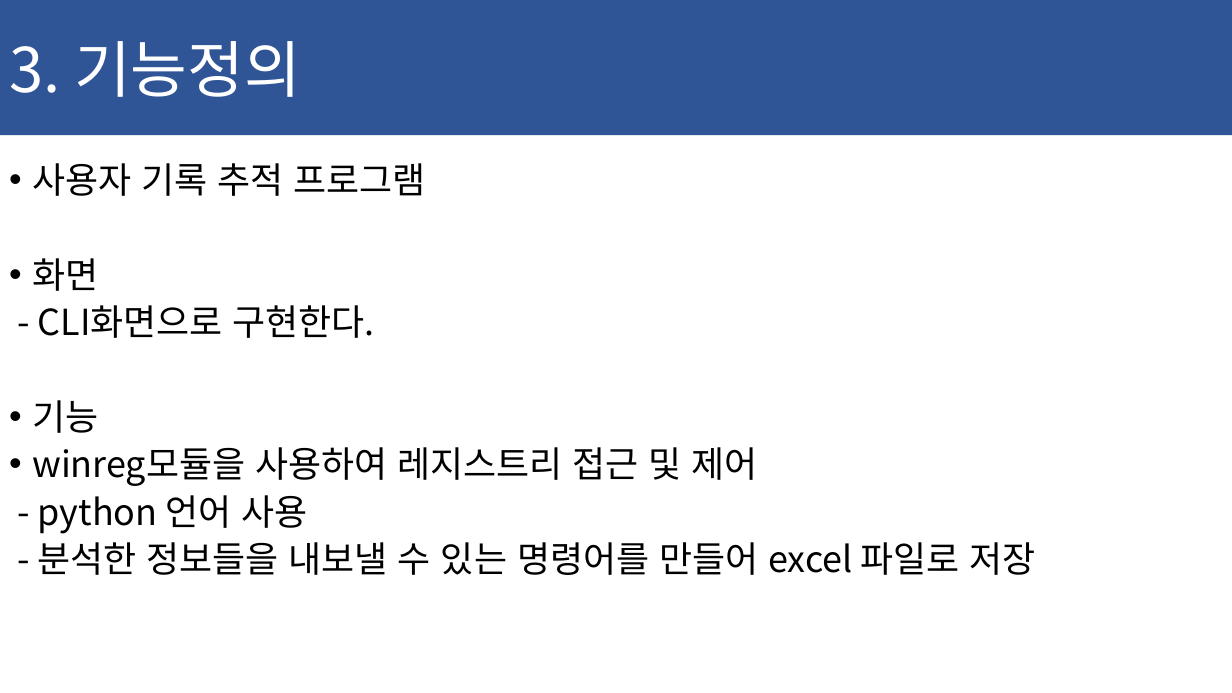
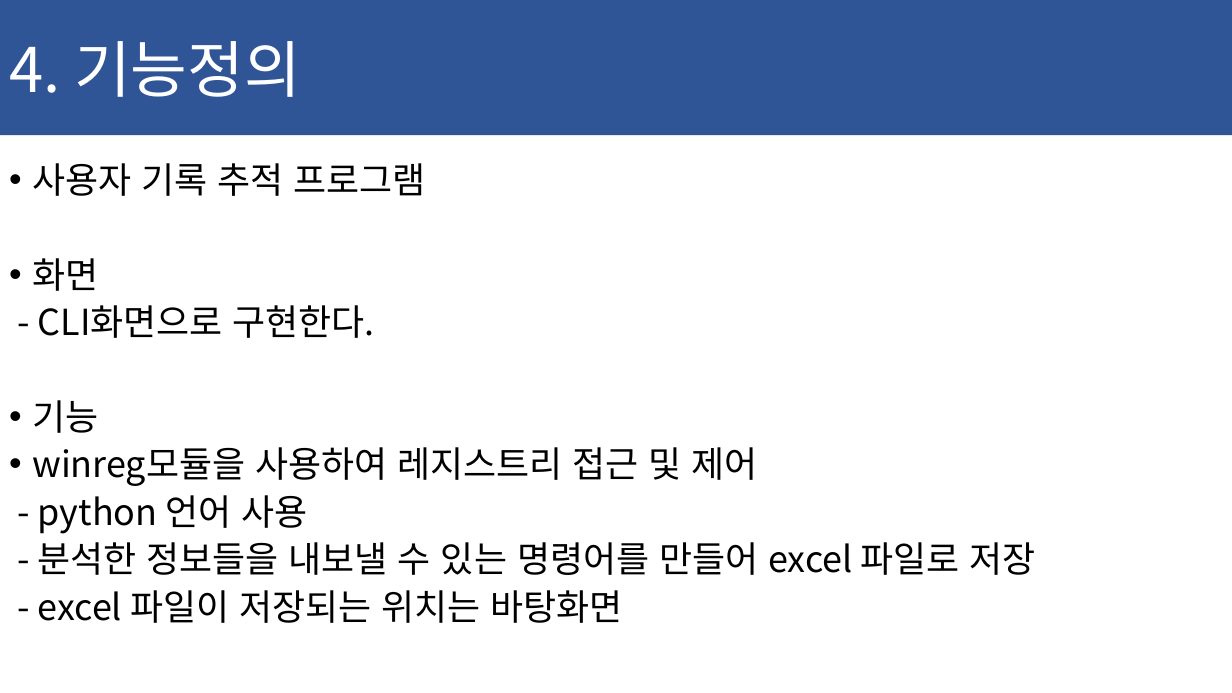
Before and after one commit to ChaeSung-Lee/DJ_InternShip, a slide deck: slide 22 of 2021_Summer/jp.hong/Project_BnD_jph.pptx. Drawn at 1232x693 pixels with LibreOffice and Linux fonts; fonts in the diff are those of the drawing. Boxes give left, top, right and bottom in pixels: in the first picture for what was removed or moved away, otherwise in the second. Text is boxed around its words. In the diff, an @@ line names an element or a change of style, - is before the commit and + after.

```diff
--- a/2021_Summer/jp.hong/Project_BnD_jph.pptx
+++ b/2021_Summer/jp.hong/Project_BnD_jph.pptx
@@ text in rectangle at (9,41,301,97): text changed @@
-3. 기능정의
+4. 기능정의
@@ text at (38,590,622,623): paragraph added @@
+- excel 파일이 저장되는 위치는 바탕화면
```
Also in this commit, not shown: 4 other slides changed, 1 slide added.
